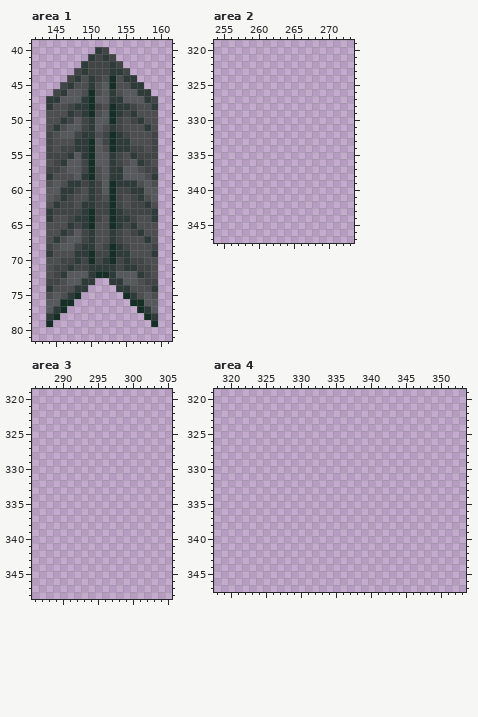
File history of a pixel-art file, src/concept/sprite/house.aseprite. The picture above was drawn from the file before the commit.
384x384 pixels, 1 frame. Colours within 5 levels of each other are drawn and written as one. Shown: area 1: x 142..161, y 39..81; area 2: x 254..273, y 319..347; area 3: x 286..305, y 319..348; area 4: x 318..353, y 319..347. The commit also changed other parts of the picture, which this record leaves out.
New version:
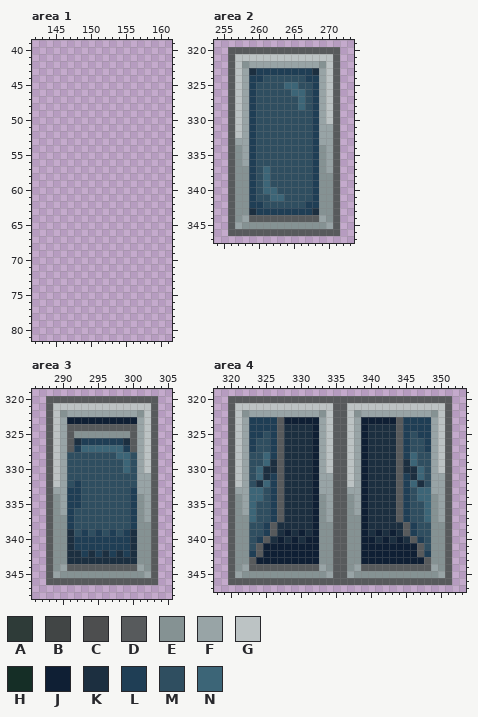
Palette (. is transparent): A #2e3b38  B #414545  C #4d4e4f  D #575a5c  E #859293  F #98a4a6  G #bcc3c4  H #152e26  J #0f1f34  K #1c2f40  L #1f3e55  M #2f4e60  N #3c6577
The edit:
Area 1, layer "roof":
y 40: x 151..152 AB -> ..
y 41: x 150..153 ABAB -> ....
y 42: x 149..154 ABBBAB -> ......
y 43: x 148..155 BABBBAAB -> ........
y 44: x 147..156 BACABCHCAA -> ..........
y 45: x 146..157 BACCACDHCCAA -> ............
y 46: x 145..158 BADDCHCDACDDAA -> ..............
y 47: x 144..159 AADDDAHDDAADDDAB -> ................
y 48: x 144..159 ACCBAAHBCHAABCCA -> ................
y 49: x 144..159 CCCABAHCDHABACCC -> ................
y 50: x 144..159 CCABDBADDHBCBACC -> ................
y 51: x 144..159 CACDDBADCABCCCAC -> ................
y 52: x 144..159 BCDDBAACBHABCCCB -> ................
y 53: x 144..159 BCCCAAHDBHAACCCB -> ................
y 54: x 144..159 BCBBAAHDCHAABBCB -> ................
y 55: x 144..159 BBBADAHDDABCABBB -> ................
y 56: x 144..159 CBADDBHDDABCDABC -> ................
y 57: x 144..159 BBCDDBHCDAADDCBB -> ................
y 58: x 144..159 ACCCDAHCDAADDDCA -> ................
y 59: x 144..159 CDCAABABDHAAACDC -> ................
y 60: x 144..159 DDAABCABDHBBAADD -> ................
y 61: x 144..159 DCABCCABCHBCBACD -> ................
y 62: x 144..159 CABBCAABBHBCBBAC -> ................
y 63: x 144..159 ABBBBAHBBHABBBBA -> ................
y 64: x 144..159 ACCBAAHBCHAABCCA -> ................
y 65: x 144..159 CCCABAHCCHABACCC -> ................
y 66: x 144..159 CCABDBACCABCBACC -> ................
y 67: x 144..159 CACDDBACCABCCCAC -> ................
y 68: x 144..159 BCDDBAACBHABCCCB -> ................
y 69: x 144..159 ACCCAAHBBHAACCCA -> ................
y 70: x 144..159 CCBBABHBAHBABBCC -> ................
y 71: x 144..159 CBBABBAAAABAABBC -> ................
y 72: x 144..159 CBADDDAHHADDDABC -> ................
y 73: x 144..150 BBCDDAA -> .......; x 153..159 AADDCBB -> .......
y 74: x 144..149 ACCCAA -> ......; x 154..159 AACCCA -> ......
y 75: x 144..148 CDCAH -> .....; x 155..159 HACDC -> .....
y 76: x 144..147 DDHH -> ....; x 156..159 HHDD -> ....
y 77: x 144..146 DAH -> ...; x 157..159 HAD -> ...
y 78: x 144..145 AH -> ..; x 158..159 HA -> ..
y 79: x 144 H -> .; x 159 H -> .
Area 2, layer "decor":
y 320: x 256..271 ................ -> DDDDDDDDDDDDDDDD
y 321: x 256..271 ................ -> DGGGGGGGGGGGGGGD
y 322: x 256..271 ................ -> DGEFFFFFFFFFFEGD
y 323: x 256..271 ................ -> DGFKLLLLLLLLKFGD
y 324: x 256..271 ................ -> DGFLLMMMMMMLLFGD
y 325: x 256..271 ................ -> DGFLMMMMNNMMLFGD
y 326: x 256..271 ................ -> DGFLMMMMMNNMLFGD
y 327..328: x 256..271 ................ -> DGFLMMMMMMNMLFGD
y 329..330: x 256..271 ................ -> DGFLMMMMMMMMLFGD
y 331..332: x 256..271 ................ -> DGFLMMMMMMMMLFFD
y 333: x 256..271 ................ -> DFFLMMMMMMMMLFFD
y 334..336: x 256..271 ................ -> DEFLMMMMMMMMLEFD
y 337: x 256..271 ................ -> DEELMNMMMMMMLEFD
y 338..339: x 256..271 ................ -> DEELMNMMMMMMLEED
y 340: x 256..271 ................ -> DEELMNNMMMMMLEED
y 341: x 256..271 ................ -> DEELMMNNMMMMLEED
y 342: x 256..271 ................ -> DEELLMMMMMMLLEED
y 343: x 256..271 ................ -> DEEKLLLLLLLLKEED
y 344: x 256..271 ................ -> DEFDDDDDDDDDDFED
y 345: x 256..271 ................ -> DFEEEEEEEEEEEEFD
y 346: x 256..271 ................ -> DDDDDDDDDDDDDDDD
Area 3, layer "decor":
y 320: x 288..303 ................ -> DDDDDDDDDDDDDDDD
y 321: x 288..303 ................ -> DGGGGGGGGGGGGGGD
y 322: x 288..303 ................ -> DGEFFFFFFFFFFEGD
y 323: x 288..303 ................ -> DGFJJJJJJJJJJFGD
y 324: x 288..303 ................ -> DGFDDDDDDDDDDFGD
y 325: x 288..303 ................ -> DGFDEEEEEEEEDFGD
y 326: x 288..303 ................ -> DGFDKLLLLLLKDFGD
y 327: x 288..303 ................ -> DGFDLNNNNNNLDFGD
y 328: x 288..303 ................ -> DGFMMMMMMMNNMFGD
y 329..330: x 288..303 ................ -> DGFMMMMMMMMNMFGD
y 331: x 288..303 ................ -> DGFMMMMMMMMMMFFD
y 332: x 288..303 ................ -> DGFMLMMMMMMMMFFD
y 333: x 288..303 ................ -> DFFLLMMMMMMMLFFD
y 334..335: x 288..303 ................ -> DEFLLMMMMMMMLEFD
y 336: x 288..303 ................ -> DEFLMMMMMMMMLEFD
y 337: x 288..303 ................ -> DEELMMMMMMMMLEFD
y 338: x 288..303 ................ -> DEELMMMMMMMMLEED
y 339: x 288..303 ................ -> DEEKMLMLMLMLKEED
y 340..341: x 288..303 ................ -> DEEKLLLLLLLLKEED
y 342: x 288..303 ................ -> DEEKKLKLKLKLKEED
y 343: x 288..303 ................ -> DEEKKKKKKKKKKEED
y 344: x 288..303 ................ -> DEFDDDDDDDDDDFED
y 345: x 288..303 ................ -> DFEEEEEEEEEEEEFD
y 346: x 288..303 ................ -> DDDDDDDDDDDDDDDD
Area 4, layer "decor":
y 320: x 320..351 ................................ -> DDDDDDDDDDDDDDDDDDDDDDDDDDDDDDDD
y 321: x 320..351 ................................ -> DGGGGGGGGGGGGGGDDGGGGGGGGGGGGGGD
y 322: x 320..351 ................................ -> DGEFFFFFFFFFFEGDDGEFFFFFFFFFFEGD
y 323: x 320..351 ................................ -> DGFLLLLDJJJJJFGDDGFJJJJJDLLLLFGD
y 324: x 320..351 ................................ -> DGFLLLLDKKKKJFGDDGFJKKKKDLLLLFGD
y 325: x 320..351 ................................ -> DGFLLMLDKKKKJFGDDGFJKKKKDLMLLFGD
y 326..327: x 320..351 ................................ -> DGFLMMLDKKKKJFGDDGFJKKKKDLMMLFGD
y 328: x 320..351 ................................ -> DGFMMNLDKKKKJFGDDGFJKKKKDLNMMFGD
y 329: x 320..351 ................................ -> DGFMMNKDKKKKJFGDDGFJKKKKDKNMMFGD
y 330: x 320..351 ................................ -> DGFMNKKDKKKKJFGDDGFJKKKKDKKNMFGD
y 331: x 320..351 ................................ -> DGFMNKLDKKKKJFFDDGFJKKKKDLKNMFFD
y 332: x 320..351 ................................ -> DGFMKNLDKKKKJFFDDGFJKKKKDLNKMFFD
y 333: x 320..351 ................................ -> DFFNNMLDKKKKJFFDDFFJKKKKDLMNNFFD
y 334: x 320..351 ................................ -> DEFNNMLDKKKKJEFDDEFJKKKKDLMNNEFD
y 335..336: x 320..351 ................................ -> DEFNMMLDKKKKJEFDDEFJKKKKDLMMNEFD
y 337: x 320..351 ................................ -> DEENMMLDKKKKJEFDDEEJKKKKDLMMNEFD
y 338: x 320..351 ................................ -> DEEMMLDKKKKKJEEDDEEJKKKKKDLMMEED
y 339: x 320..351 ................................ -> DEEMMLDKJKJKJEEDDEEJKJKJKDLMMEED
y 340: x 320..351 ................................ -> DEEMLDKJKJKJJEEDDEEJJKJKJKDLMEED
y 341: x 320..351 ................................ -> DEEMDJJJJJJJJEEDDEEJJJJJJJJDMEED
y 342: x 320..351 ................................ -> DEELDJJJJJJJJEEDDEEJJJJJJJJDLEED
y 343: x 320..351 ................................ -> DEEDJJJJJJJJJEEDDEEJJJJJJJJJDEED
y 344: x 320..351 ................................ -> DEFDDDDDDDDDDFEDDEFDDDDDDDDDDFED
y 345: x 320..351 ................................ -> DFEEEEEEEEEEEEFDDFEEEEEEEEEEEEFD
y 346: x 320..351 ................................ -> DDDDDDDDDDDDDDDDDDDDDDDDDDDDDDDD
